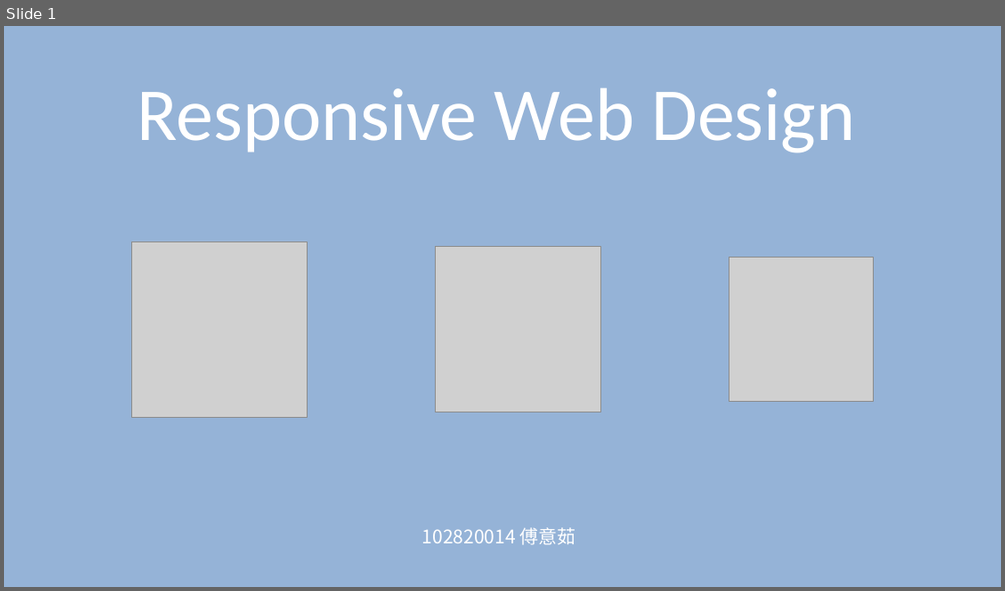
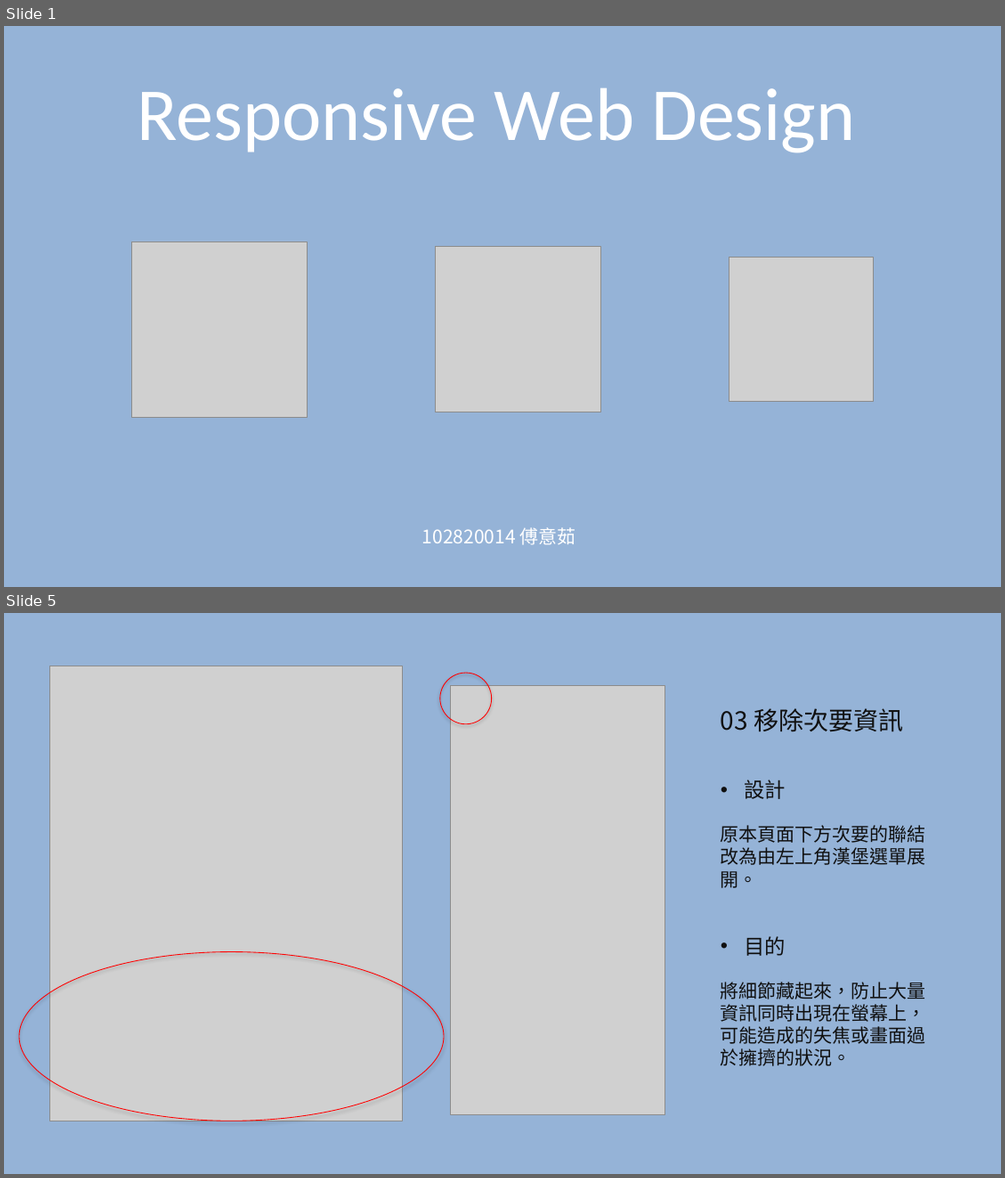
Before and after one commit to FuYJ/F2E-HW_wk12, a slide deck: RWD_Design＿傅意茹.pptx. Shown one above the other, each under a label of ours: slide 1 before the commit, slides 1 and 5 after it; the slides between them are not shown. The pictures are 1005x591 and 1005x1178 pixels, drawn with LibreOffice and Linux fonts; fonts in the diff are those of the drawing; grey boxes stand for pictures. Boxes give left, top, right and bottom in pixels: in the first picture for what was removed or moved away, otherwise in the second. Text is boxed around its words. In the diff, an @@ line names an element or a change of style, - is before the commit and + after.

```diff
--- a/RWD_Design＿傅意茹.pptx
+++ b/RWD_Design＿傅意茹.pptx
@@ slide 5 added at [4,613,1001,1174], background #95B3D7 @@
@@ picture added at [49,666,402,1121] @@
@@ ellipse added at [440,673,492,724], outline #FF0000 0.75 pt @@
@@ picture added at [451,686,664,1114] @@
@@ ellipse added at [19,952,444,1121], outline #FF0000 0.75 pt @@
@@ group added at [720,708,926,1066]: 5 texts @@
+原本頁面下方次要的聯結改為由左上角漢堡選單展開。
+03 移除次要資訊
+• 設計
+將細節藏起來，防止大量資訊同時出現在螢幕上，可能造成的失焦或畫面過於擁擠的狀況。
+• 目的
```
Also in this commit, not shown: 1 slide changed, 1 other slide added, 11 other files.
